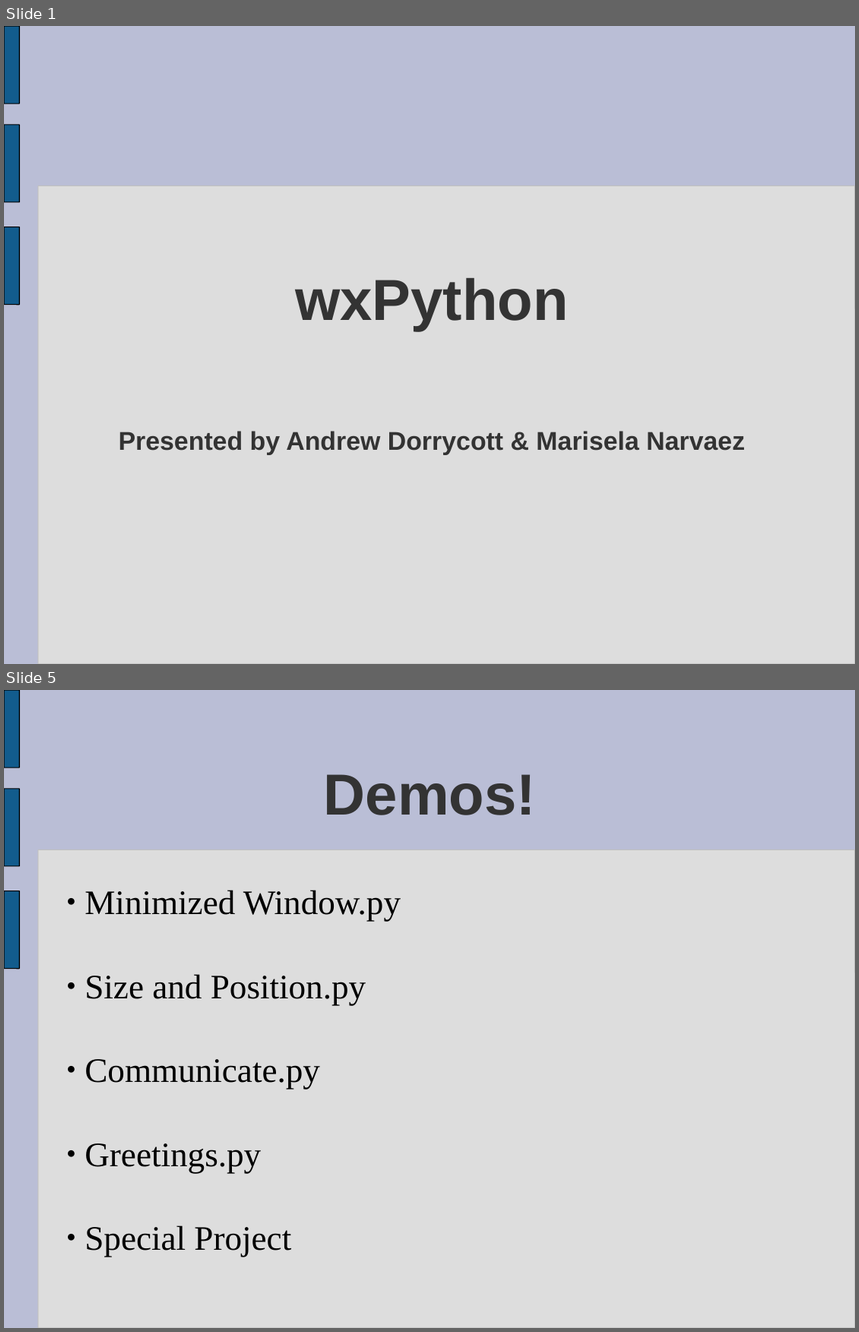
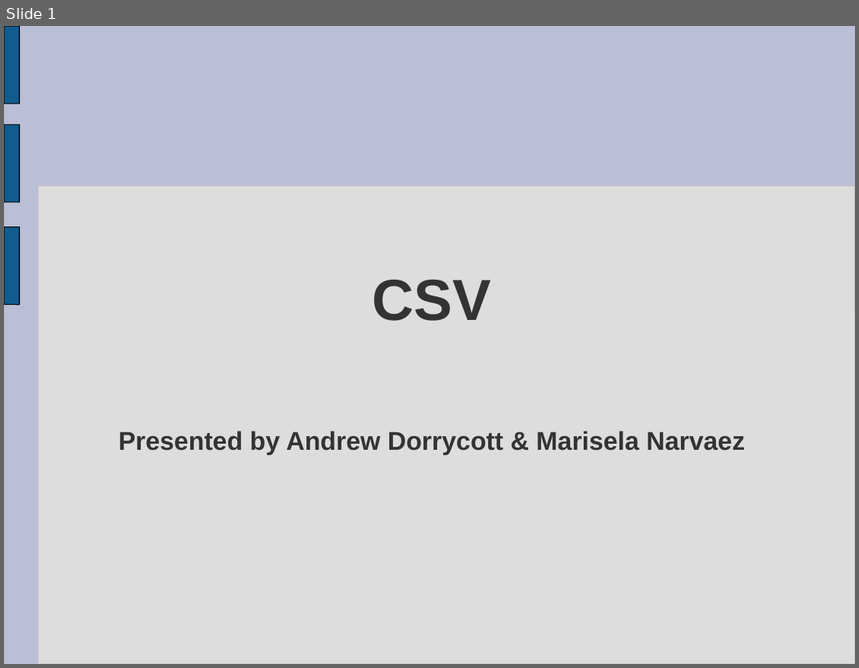
Before and after one commit to tdyhacker/pythonexploration, a slide deck: kusinwolf/CSV/CSV.ppt. Shown one above the other, each under a label of ours: slides 1 and 5 before the commit, slide 1 after it; the slides between them are not shown. The pictures are 859x1332 and 859x668 pixels, drawn with LibreOffice and Linux fonts; fonts in the diff are those of the drawing. Boxes give left, top, right and bottom in pixels: in the first picture for what was removed or moved away, otherwise in the second. Text is boxed around its words. In the diff, an @@ line names an element or a change of style, - is before the commit and + after.

```diff
--- a/kusinwolf/CSV/CSV.ppt
+++ b/kusinwolf/CSV/CSV.ppt
@@ slide 5 removed at (4,690,855,1328), background #BABED6; not listed: 4 template elements that a slide beside it also shows @@
@@ title removed at (324,774,536,815) @@
-Demos!
@@ subtitle removed at (85,890,401,1258) @@
-● Minimized Window.py
-● Size and Position.py
-● Communicate.py
-● Greetings.py
-● Special Project
@@ slide 1 changed as well @@
@@ text at (373,280,492,321): text changed @@
-wxPython
+CSV
```
Also in this commit, not shown: 4 slides added, 3 other slides removed, 1 other file.
